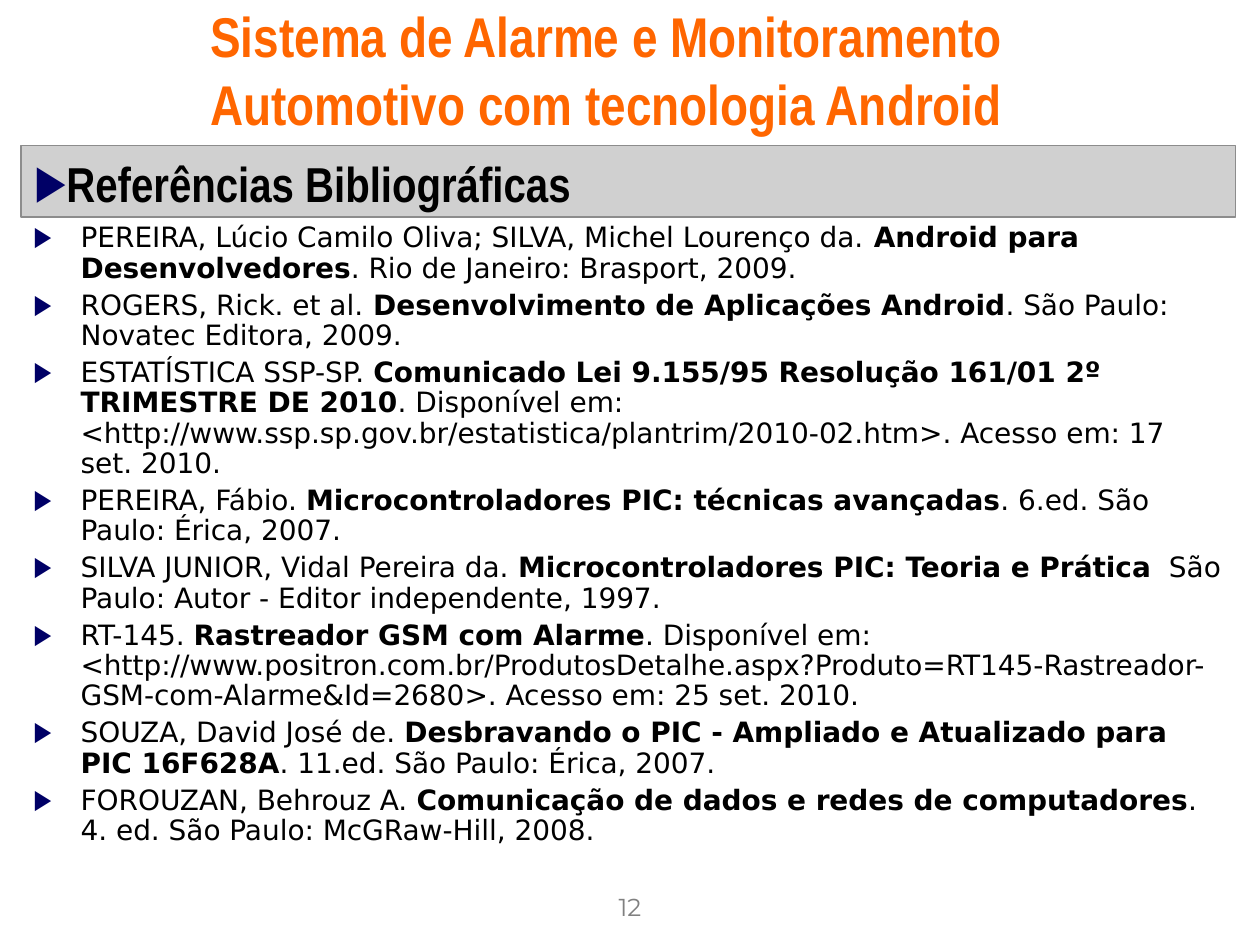
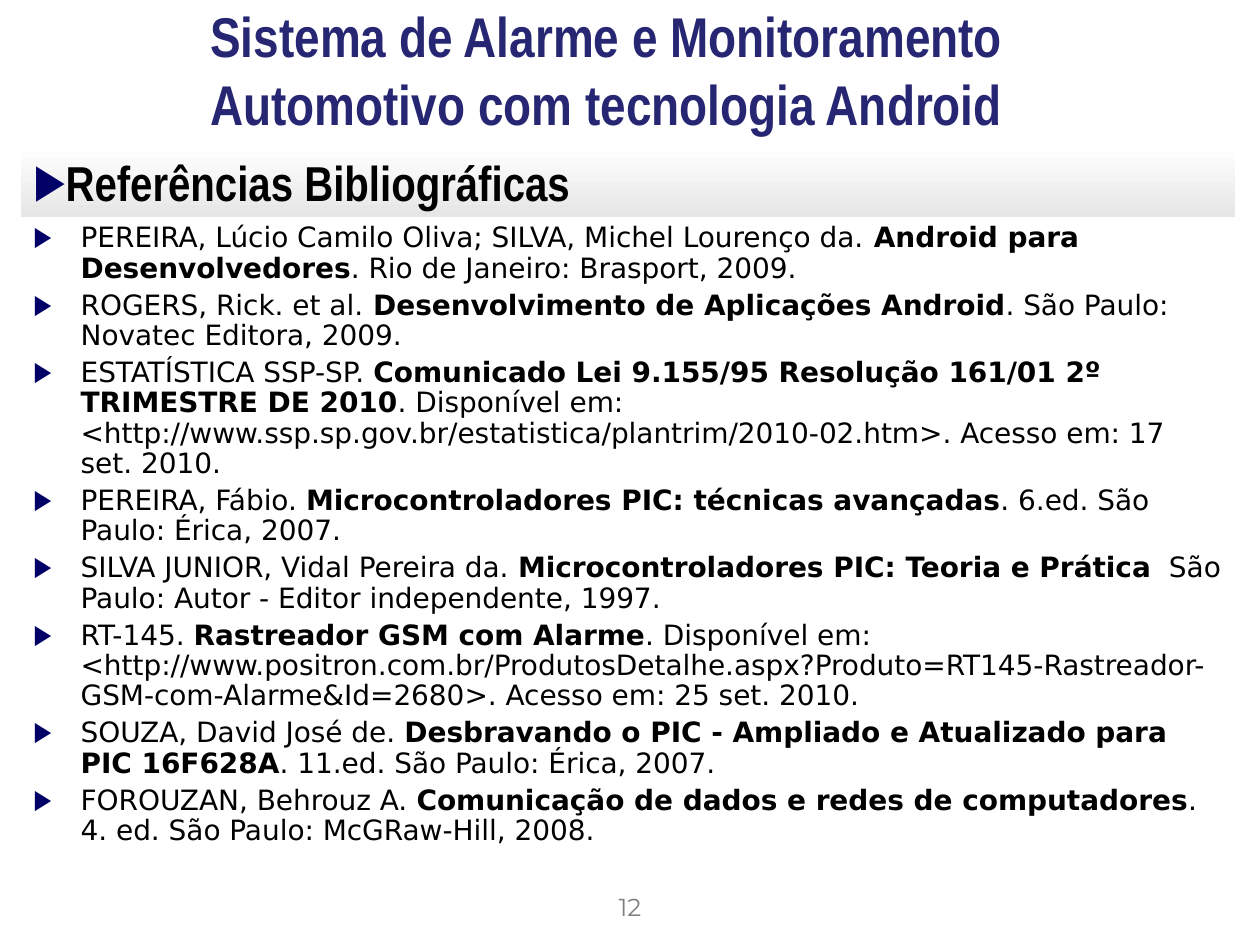
Before and after one commit to gabrielcedran/tcc-alarm-gsm, a slide deck: slide 12 of Docs/Apresentacao_padrao_Conic_2009.ppt. Drawn at 1260x945 pixels with LibreOffice and Linux fonts; fonts in the diff are those of the drawing; grey boxes stand for pictures; background and template pictures are left out. Boxes give left, top, right and bottom in pixels: in the first picture for what was removed or moved away, otherwise in the second. Text is boxed around its words. In the diff, an @@ line names an element or a change of style, - is before the commit and + after.

```diff
--- a/Docs/Apresentacao_padrao_Conic_2009.ppt
+++ b/Docs/Apresentacao_padrao_Conic_2009.ppt
@@ title "Sistema de Alarme e Monitoramento ..." at (210,16,1002,134): text colour #FF6600 to #262673 @@
@@ rectangle "Referências Bibliográficas": place and size @@
-rectangle "Referências Bibliográficas" at (66,165,570,211)
+rectangle "Referências Bibliográficas" at (21,146,1236,218)
@@ rectangle "Referências Bibliográficas" at (21,146,1236,218): fill none to gradient #FFFFFF to #E6E6E6 @@
@@ picture: place and size @@
-picture at (21,146,1236,218)
+picture at (609,159,635,203)
```
Also in this commit, not shown: 13 other slides changed.
